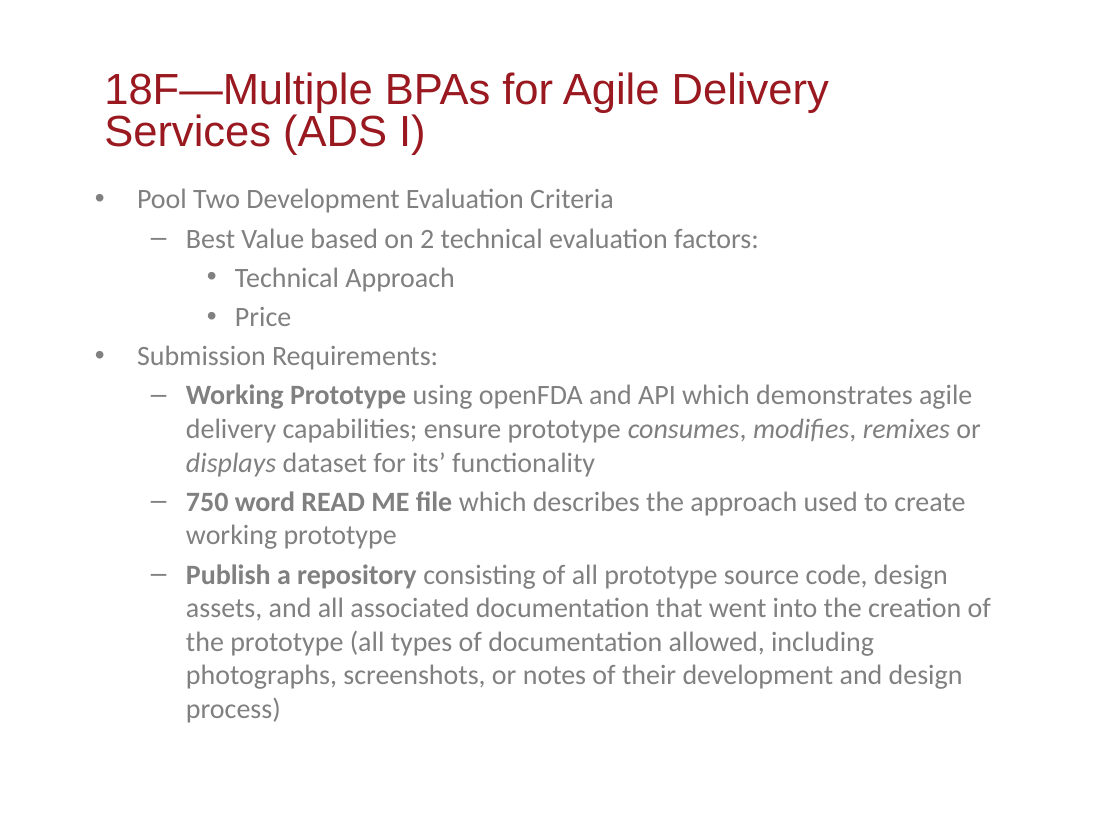
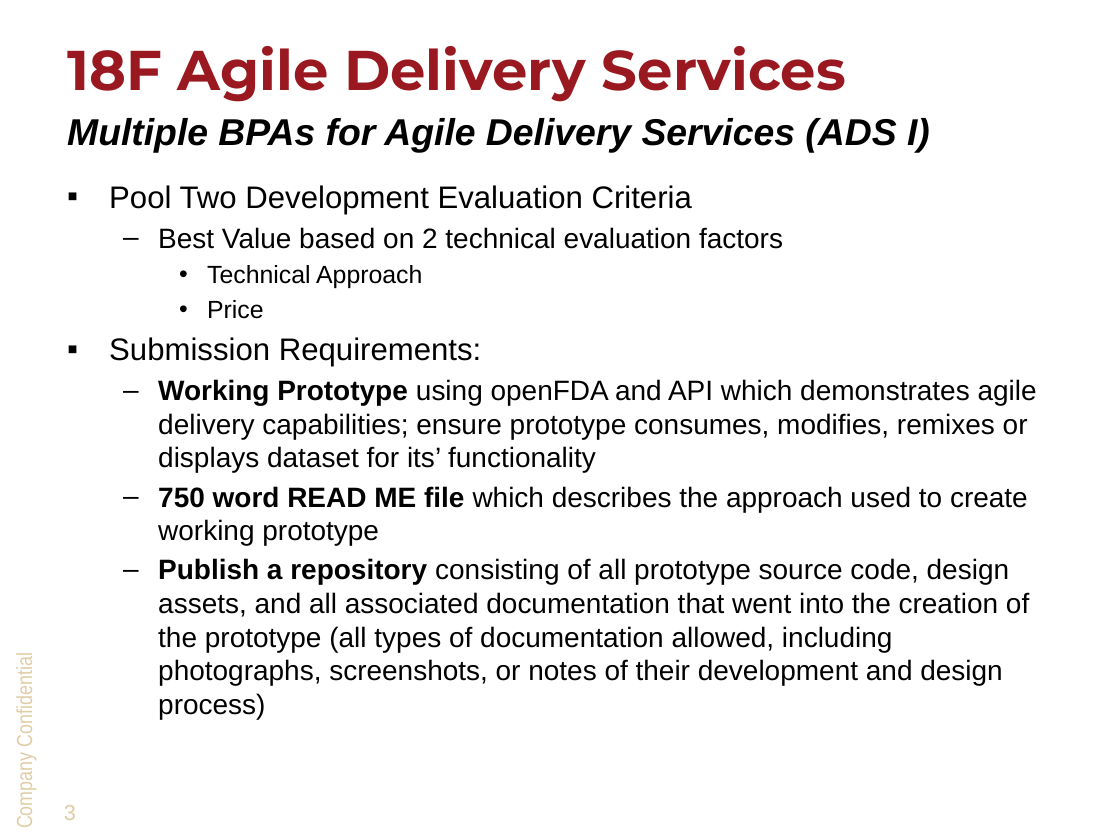
Before and after one commit to DevTechnology/DRIC, a slide deck: slide 3 of Appendix E-Approach Criteria Evidence/criteria A-1 GSA 18F kick off.pptx. Drawn at 1120x840 pixels with LibreOffice and Linux fonts; fonts in the diff are those of the drawing; background and template pictures are left out. Boxes give left, top, right and bottom in pixels: in the first picture for what was removed or moved away, otherwise in the second. Text is boxed around its words. In the diff, an @@ line names an element or a change of style, - is before the commit and + after.

Commit message:
Updated format

```diff
--- a/Appendix E-Approach Criteria Evidence/criteria A-1 GSA 18F kick off.pptx
+++ b/Appendix E-Approach Criteria Evidence/criteria A-1 GSA 18F kick off.pptx
@@ title added at <box>67,46,846,102</box>, 36 pt, text #9A1920, bold @@
+18F Agile Delivery Services
@@ text at <box>67,118,930,153</box>: text changed; size 28 to 24 pt; text colour #9A1920 to #000000; bold on; italic on @@
-18F—Multiple BPAs for Agile Delivery Services (ADS I)
+Multiple BPAs for Agile Delivery Services (ADS I)
@@ text "Pool Two Development Evaluation Criteria": place and size @@
-text "Pool Two Development Evaluation Criteria" at <box>137,188,991,723</box>
+text "Pool Two Development Evaluation Criteria" at <box>109,185,1037,719</box>
@@ text at <box>109,185,1037,719</box>: size 18 to 20 pt in "Pool Two Development Evaluation Criteria", "Submission Requirements:"; font Calibri to Arial, text colour #808080 to #000000; size 18 to 16 pt in "Technical Approach", "Price"; italic off in "consumes, modifies, remixes displays"; bullet • to ▪ @@
@@ text at <box>158,227,783,249</box>: text changed; font Calibri to Arial; text colour #808080 to #000000 @@
-  – Best Value based on 2 technical evaluation factors:
+  – Best Value based on 2 technical evaluation factors
@@ text added at <box>12,662,37,827</box>, 14 pt, text #E0CDA6 @@
+Company Confidential
@@ page number added at <box>64,805,76,820</box>, 14 pt, text #E0CDA6 @@
+3
```
Also in this commit, not shown: 7 other slides changed.
